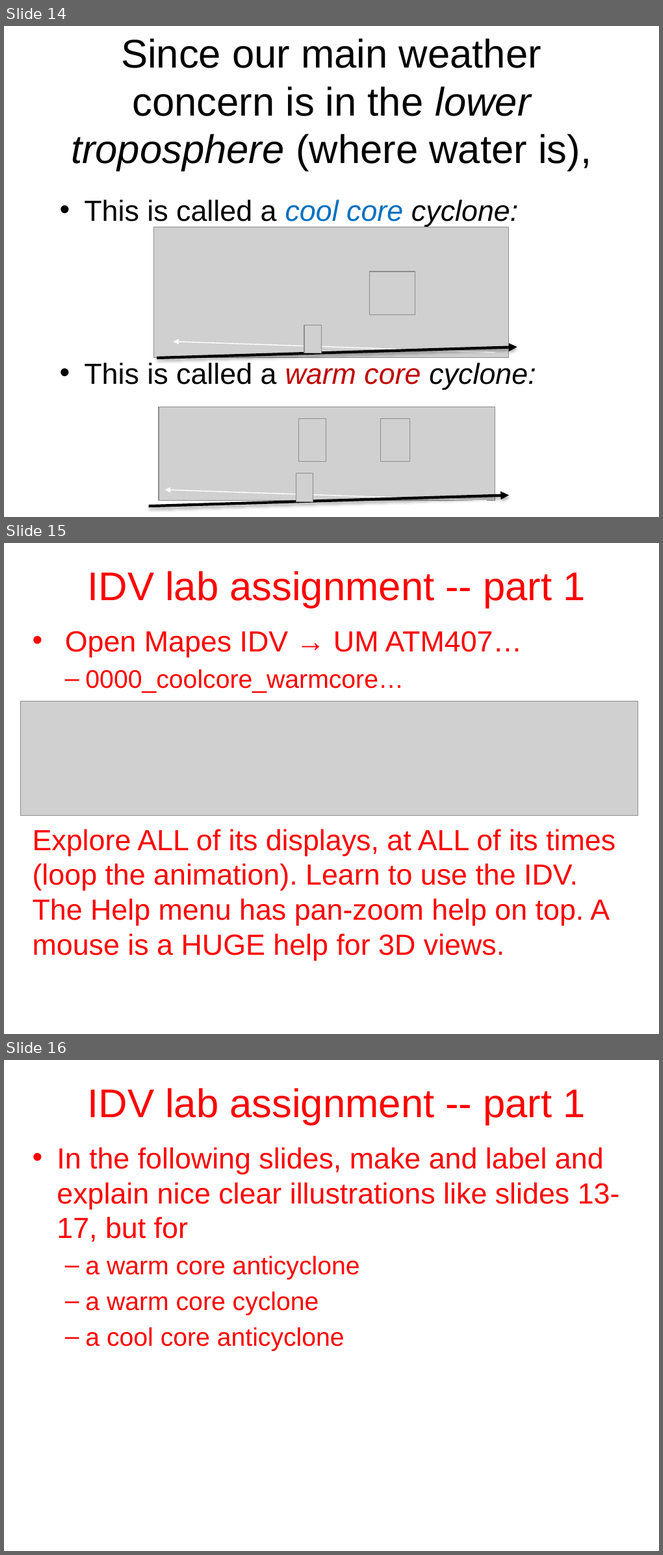
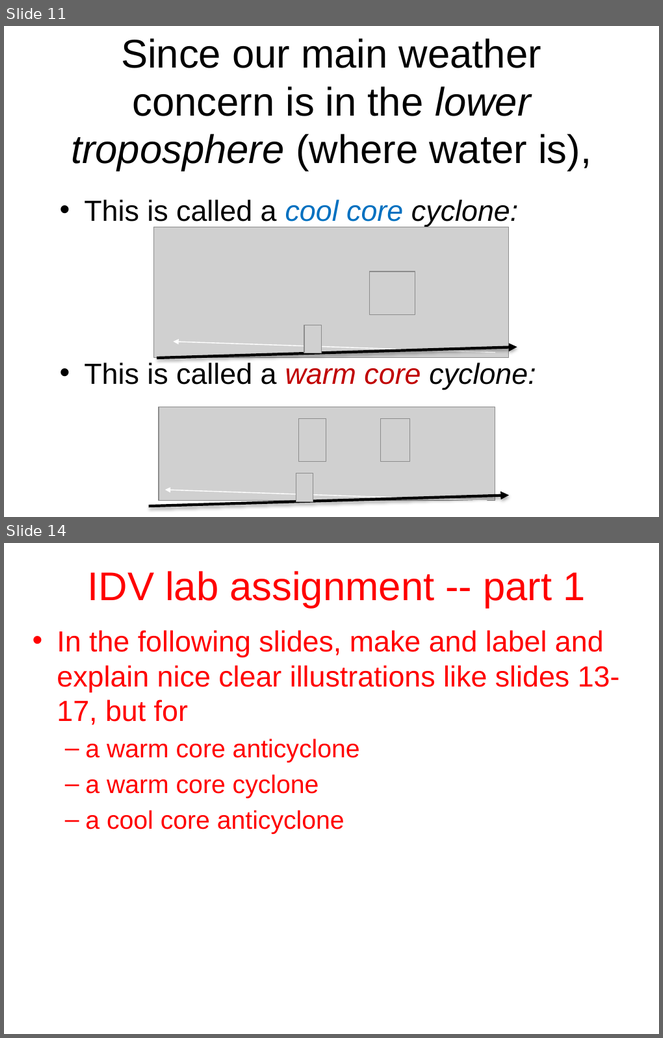
Before and after one commit to ATMOcanes/ATM651_2020, a slide deck: Class_sessions/2020_Warm-coolCore_Vortices.pptx. Shown one above the other, each under a label of ours: slides 14, 15 and 16 before the commit, slides 11 and 14 after it; the slides between them are not shown. The pictures are 663x1555 and 663x1038 pixels, drawn with LibreOffice and Linux fonts; fonts in the diff are those of the drawing; grey boxes stand for pictures. Boxes give left, top, right and bottom in pixels: in the first picture for what was removed or moved away, otherwise in the second. Text is boxed around its words. In the diff, an @@ line names an element or a change of style, - is before the commit and + after.

```diff
--- a/Class_sessions/2020_Warm-coolCore_Vortices.pptx
+++ b/Class_sessions/2020_Warm-coolCore_Vortices.pptx
@@ slide 15 removed at (x1=4, y1=543, x2=659, y2=1034), background #FFFFFF @@
@@ title removed at (x1=88, y1=571, x2=586, y2=608) @@
-IDV lab assignment -- part 1
@@ text removed at (x1=33, y1=631, x2=616, y2=961) @@
-• Open Mapes IDV → UM ATM407…
-  – 0000_coolcore_warmcore…
-Explore ALL of its displays, at ALL of its times (loop the animation). Learn to use the IDV. The Help menu has pan-zoom help on top. A mouse is a HUGE help for 3D views.
@@ picture removed at (x1=20, y1=702, x2=638, y2=816) @@
@@ what was slide 14 is now slide 11 @@
@@ what was slide 16 is now slide 14 @@
```
Also in this commit, not shown: 13 other slides removed, 2 other files.
